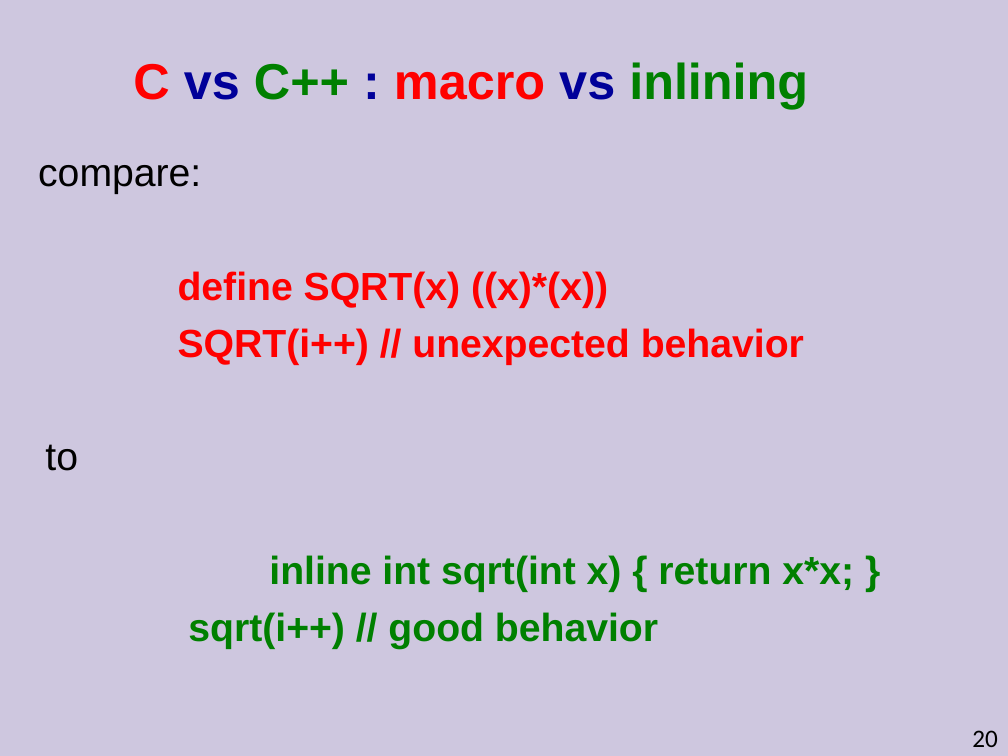
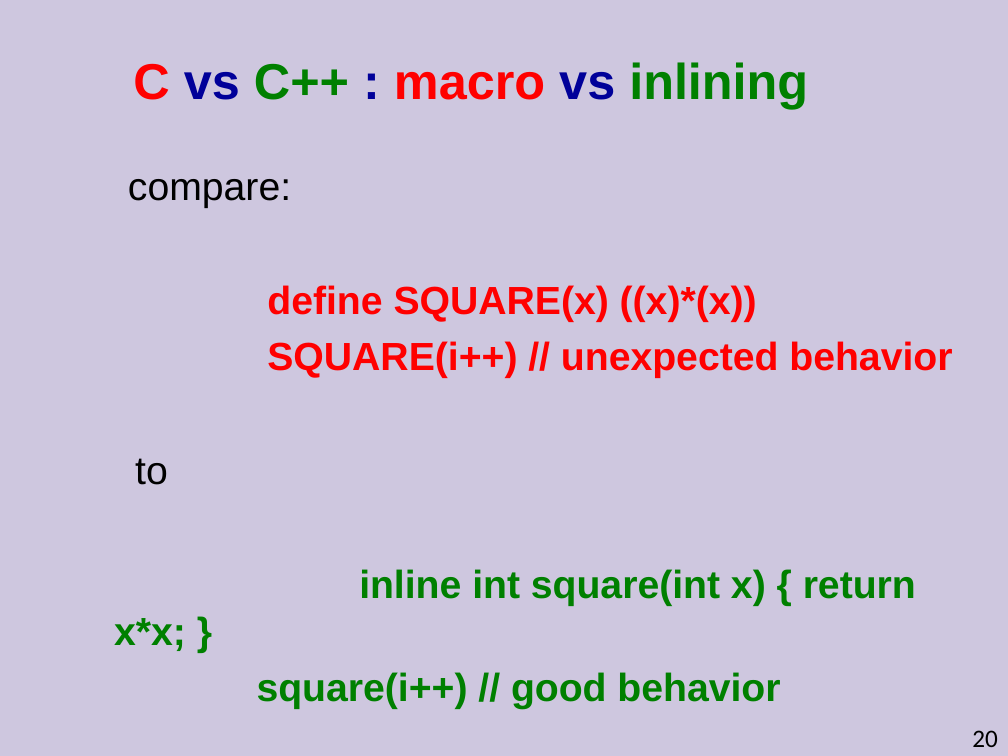
Before and after one commit to cpp-at-ariel/cpp-5778, a slide deck: slide 20 of week01-what-is-cpp/slides.odp. Drawn at 1008x756 pixels with LibreOffice and Linux fonts; fonts in the diff are those of the drawing. Boxes give left, top, right and bottom in pixels: in the first picture for what was removed or moved away, otherwise in the second. Text is boxed around its words. In the diff, an @@ line names an element or a change of style, - is before the commit and + after.

```diff
--- a/week01-what-is-cpp/slides.odp
+++ b/week01-what-is-cpp/slides.odp
@@ text "compare:": place and size @@
-text "compare:" at <box>38,165,854,649</box>
+text "compare:" at <box>114,179,952,709</box>
@@ text at <box>267,285,952,378</box>: text changed @@
-define SQRT(x) ((x)*(x))
-SQRT(i++) // unexpected behavior
+define SQUARE(x) ((x)*(x))
+SQUARE(i++) // unexpected behavior
@@ text at <box>114,569,916,709</box>: text changed @@
-inline int sqrt(int x) { return x*x; }
-sqrt(i++) // good behavior
+inline int square(int x) { return x*x; }
+square(i++) // good behavior
```
Also in this commit, not shown: 18 other files.
